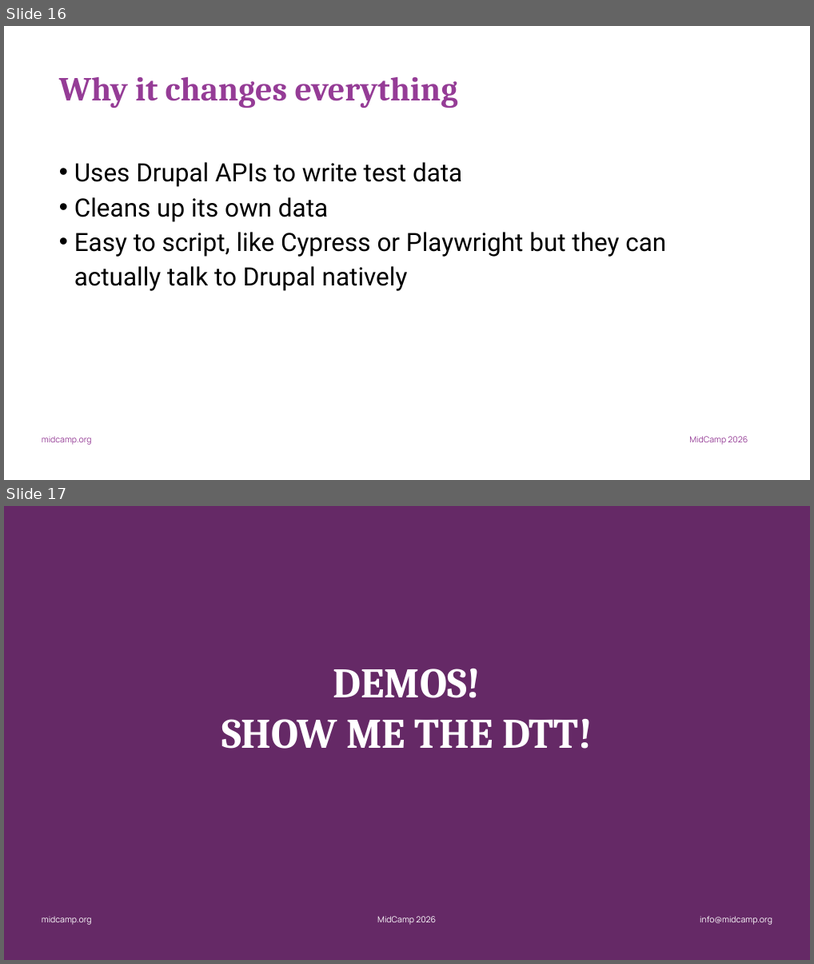
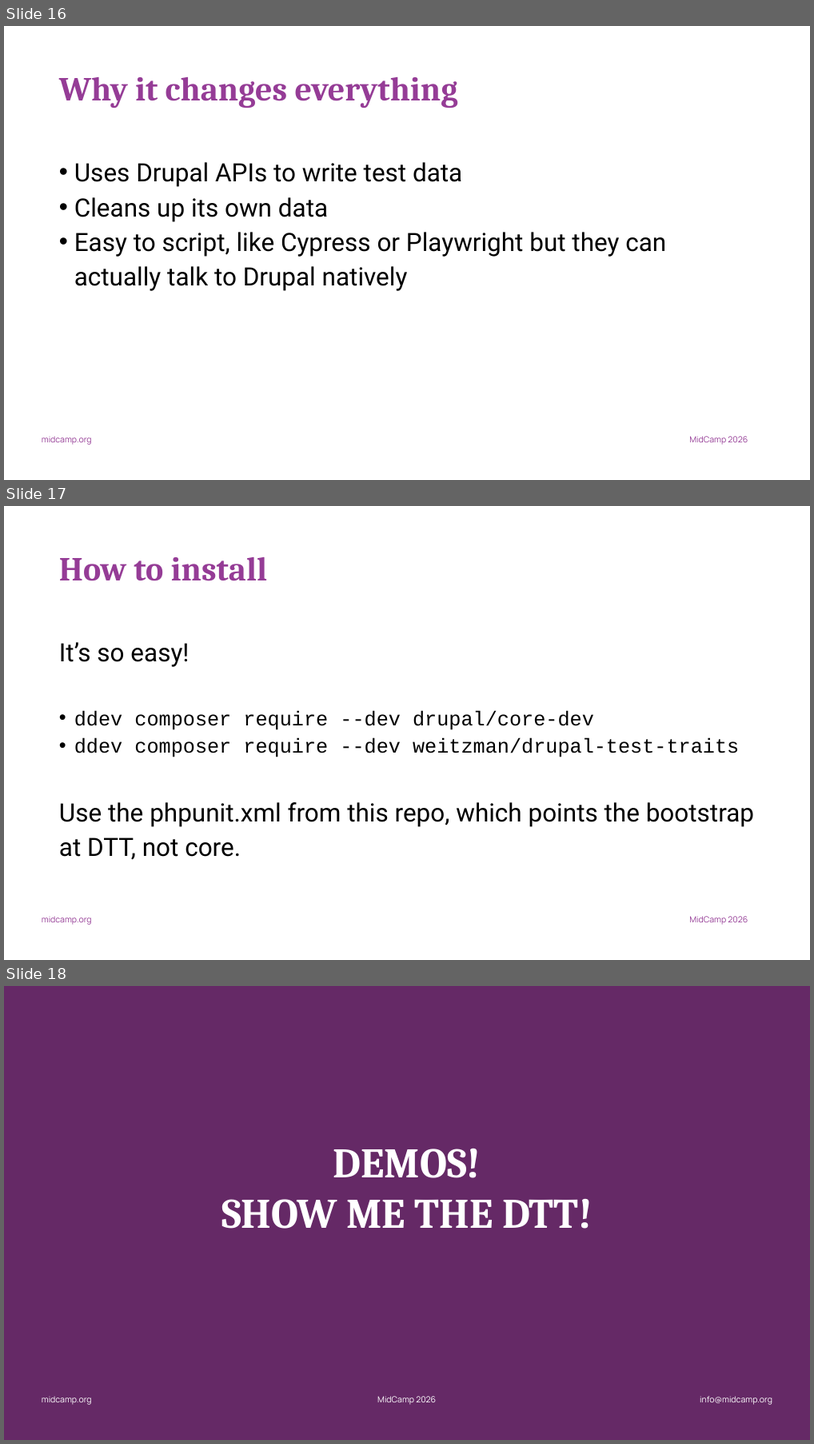
Before and after one commit to jonathanfranks/dtt2026, a slide deck: dtt-talk-deck.pptx. Shown one above the other, each under a label of ours: slides 16 and 17 before the commit, slides 16, 17 and 18 after it. The pictures are 814x964 and 814x1444 pixels, drawn with LibreOffice and Linux fonts; fonts in the diff are those of the drawing; background and template pictures are left out. Boxes give left, top, right and bottom in pixels: in the first picture for what was removed or moved away, otherwise in the second. Text is boxed around its words. In the diff, an @@ line names an element or a change of style, - is before the commit and + after.

Commit message:
Add how to install

```diff
--- a/dtt-talk-deck.pptx
+++ b/dtt-talk-deck.pptx
@@ slide 17 added at [4, 506, 810, 960], background #FFFFFF; not listed: 3 template elements that a slide beside it also shows @@
@@ title added at [59, 557, 267, 581], 80 pt, text #953C96, bold @@
+How to install
@@ text added at [59, 642, 754, 860], 48 pt, text #000000 @@
+It’s so easy!
+• ddev composer require --dev drupal/core-dev
+• ddev composer require --dev weitzman/drupal-test-traits
+Use the phpunit.xml from this repo, which points the bootstrap at DTT, not core.
@@ what was slide 17 is now slide 18 @@
```
Also in this commit, not shown: 1 slide changed.
